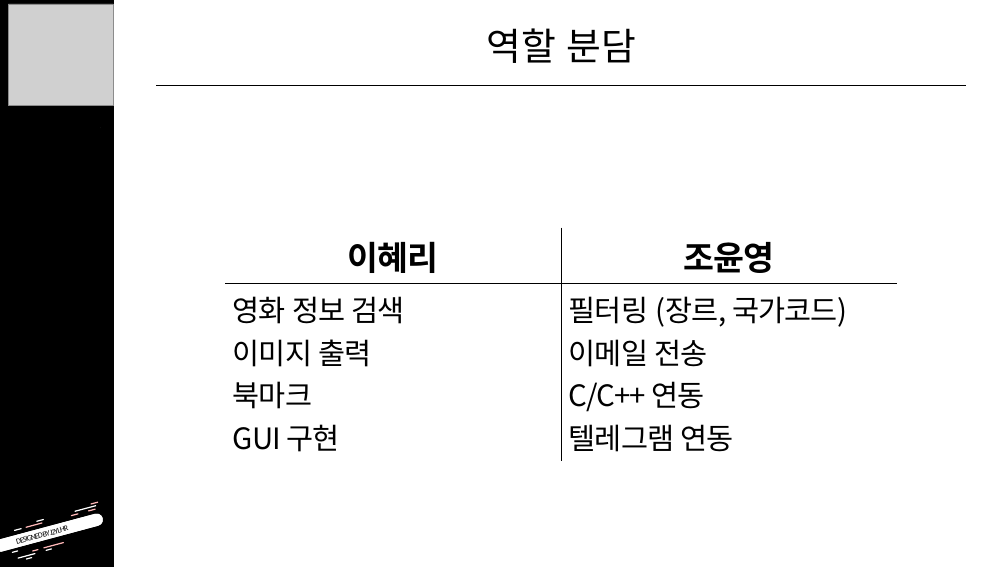
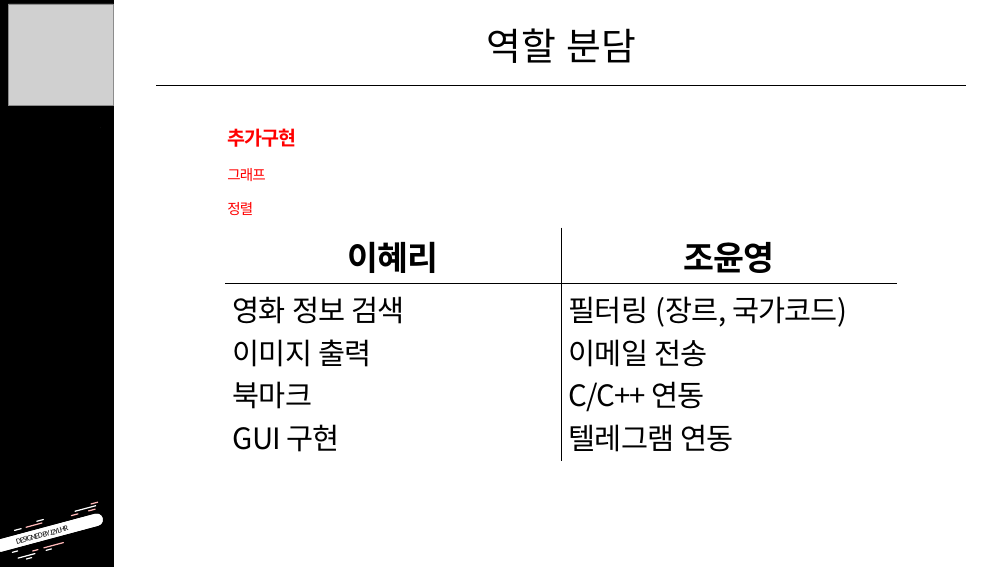
Before and after one commit to iop01447/3-1-ScriptProject, a slide deck: slide 6 of 기획발표.pptx. Drawn at 1008x567 pixels with LibreOffice and Linux fonts; fonts in the diff are those of the drawing; grey boxes stand for pictures. Boxes give left, top, right and bottom in pixels: in the first picture for what was removed or moved away, otherwise in the second. Text is boxed around its words. In the diff, an @@ line names an element or a change of style, - is before the commit and + after.

Commit message:
ppt 추가구현 추가

```diff
--- a/기획발표.pptx
+++ b/기획발표.pptx
@@ text added at bbox=[227, 128, 296, 215], 24 pt, text #FF0000 @@
+추가구현
+그래프
+정렬
```
